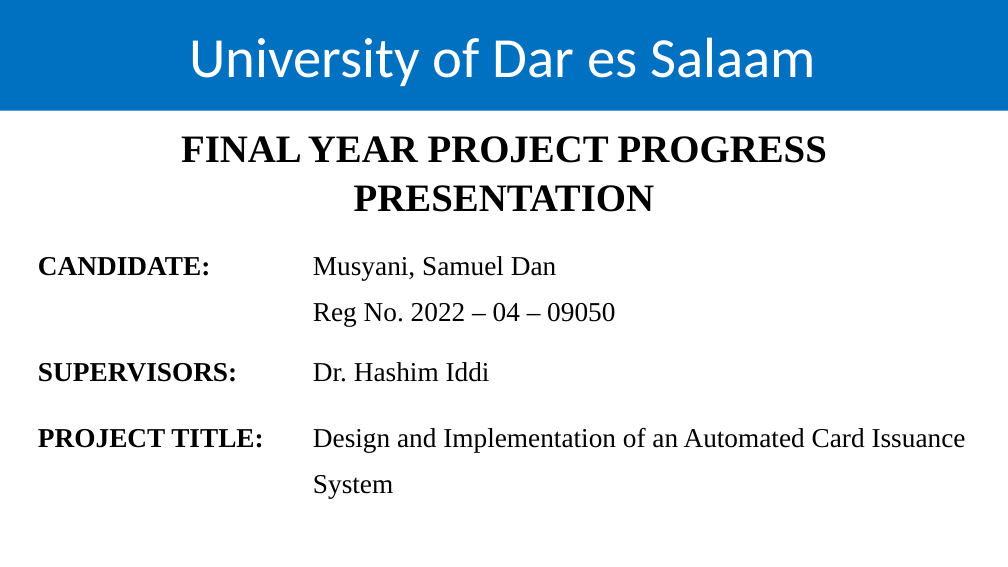
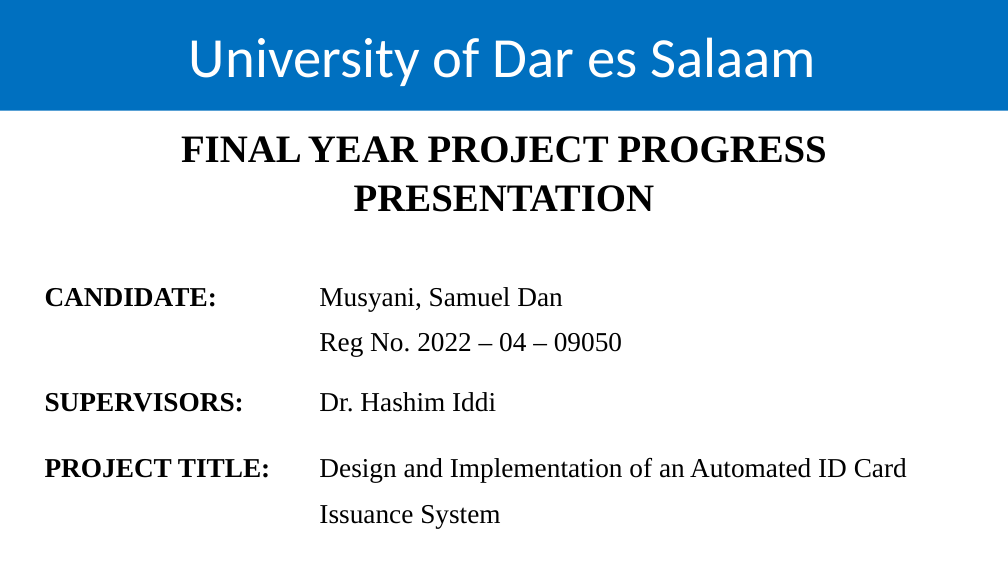
Before and after one commit to musyani-io/self-service-card-issuance, a slide deck: slide 1 of docs/uni-submission/mid-semester-one.pptx. Drawn at 1008x567 pixels with LibreOffice and Linux fonts; fonts in the diff are those of the drawing; background and template pictures are left out. Boxes give left, top, right and bottom in pixels: in the first picture for what was removed or moved away, otherwise in the second. Text is boxed around its words. In the diff, an @@ line names an element or a change of style, - is before the commit and + after.

```diff
--- a/docs/uni-submission/mid-semester-one.pptx
+++ b/docs/uni-submission/mid-semester-one.pptx
@@ table at (37, 263, 990, 541) @@
-row 3, column 2: Design and Implementation of an Automated Card Issuance System
+row 3, column 2: Design and Implementation of an Automated ID Card Issuance System
@@ table: place and size @@
-table at (30, 233, 983, 510)
+table at (37, 263, 990, 541)
```
Also in this commit, not shown: 2 other slides changed, 2 other files.
